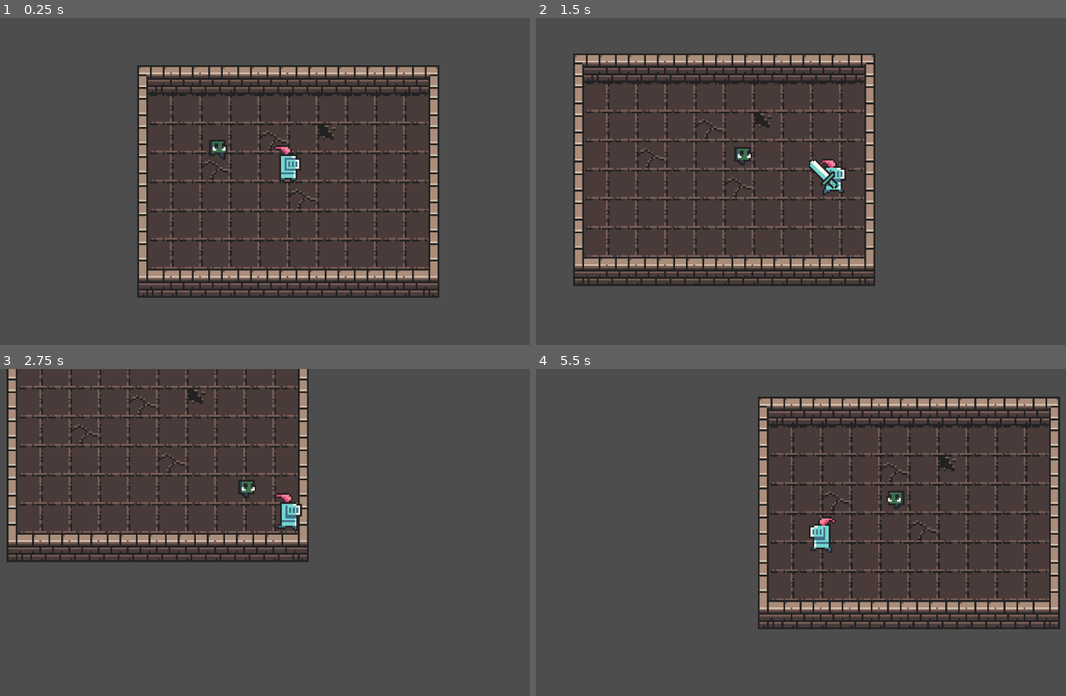
Above: before the commit, frames 1-4 (two rows, left to right).
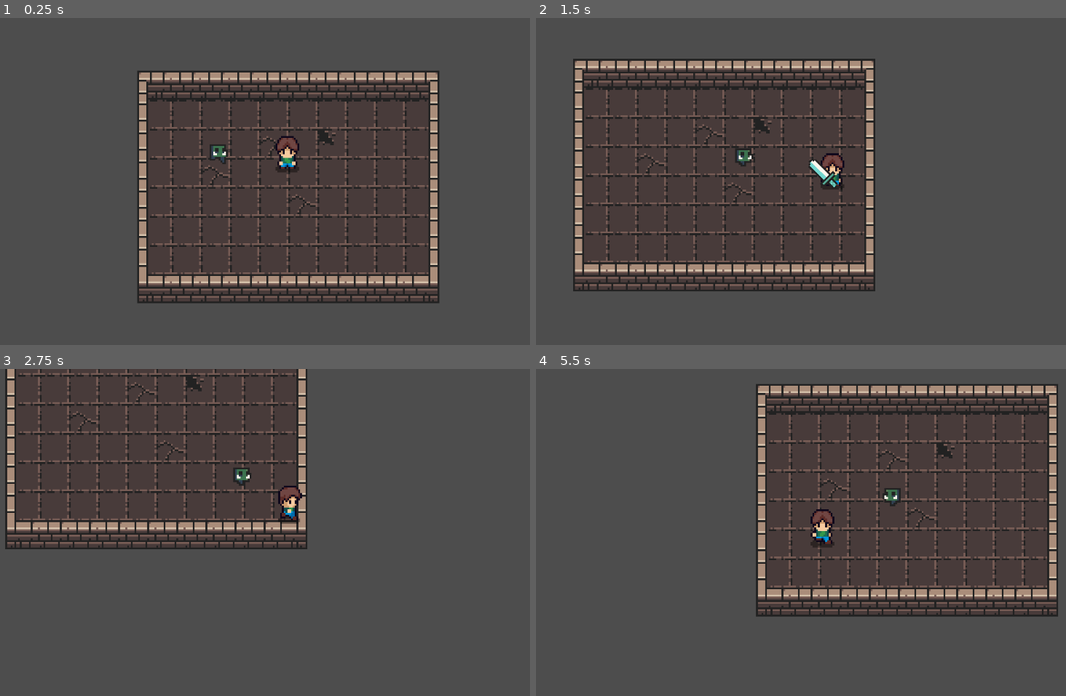
Above: after the commit, the same moments.

Repository: kev1ill/GameDesignProject
Game: Godot game, scene res://Dungeon.tscn
Two runs of this game, one before a commit and one after it. Both use one fixed random seed, a clock stepped at 60 frames per second and the inputs below.
Inputs (mouse positions are in pixels of both pictures, inside the frame that each line leads up to):
- Up to frame 1 (0.25 s): no input
- Up to frame 2 (1.5 s): move the mouse to (954, 165) at 0.52 s; hold Right (move_right) 0.53-1.28 s; click (954, 165) at 0.6 s; move the mouse to (705, 197) at 1.27 s; hold Down (move_down) from 1.28 s (still down); click (705, 197) at 1.35 s
- Up to frame 3 (2.75 s): move the mouse to (344, 460) at 2.02 s; release Down (move_down) at 2.03 s; hold Right (move_right) from 2.03 s (still down); click (344, 460) at 2.1 s
- Up to frame 4 (5.5 s): move the mouse to (795, 597) at 2.77 s; release Right (move_right) at 2.78 s; hold Up (move_up) 2.78-3.53 s; click (795, 597) at 2.85 s; move the mouse to (997, 581) at 3.52 s; hold Left (move_left) 3.53-5.03 s; click (997, 581) at 3.6 s; move the mouse to (647, 483) at 4.27 s; click (647, 483) at 4.35 s; move the mouse to (854, 532) at 5.02 s; hold Down (move_down) from 5.03 s (still down); click (854, 532) at 5.1 s

The runs differ from the first frame. In frame 1, 14% of the frame differs, in the area x 25-83%, y 14-88%; in frame 2, 15%; in frame 3, 13%; in frame 4, 20%, in the area x 41-99%, y 4-80%.

Commit message:
Added new player sprite along with animations

Diff:
--- a/Dungeon.tscn
+++ b/Dungeon.tscn
@@ -173,7 +173,7 @@
 tile_set = SubResource("TileSet_ticvn")
 
 [node name="Player" parent="." unique_id=1753172116 instance=ExtResource("3_igk3i")]
-position = Vector2(8, 16)
+position = Vector2(8, 13)
 collision_layer = 2
 script = ExtResource("4_i2x58")
 
--- a/Player.tscn
+++ b/Player.tscn
@@ -1,55 +1,296 @@
 [gd_scene format=3 uid="uid://bo8w23rn5aclf"]
 
-[ext_resource type="Texture2D" uid="uid://dgaer2rpuiftq" path="res://frames/knight_f_idle_anim_f0.png" id="1_5ncpa"]
-[ext_resource type="Texture2D" uid="uid://bodu5w2fsqt4" path="res://frames/knight_f_idle_anim_f1.png" id="2_wi0c6"]
-[ext_resource type="Texture2D" uid="uid://0ydeata0hfpr" path="res://frames/knight_f_idle_anim_f2.png" id="3_hp6x6"]
-[ext_resource type="Texture2D" uid="uid://bqmv48nrlf8m5" path="res://frames/knight_f_idle_anim_f3.png" id="4_3tkgg"]
-[ext_resource type="Texture2D" uid="uid://dg2bkiht2n1k2" path="res://frames/knight_f_run_anim_f0.png" id="5_l6ohk"]
-[ext_resource type="Texture2D" uid="uid://plmhc3njfgwl" path="res://frames/knight_f_run_anim_f1.png" id="6_oudfo"]
-[ext_resource type="Texture2D" uid="uid://c2rosmxq5e52e" path="res://frames/knight_f_run_anim_f2.png" id="7_d6rpx"]
-[ext_resource type="Texture2D" uid="uid://163orhjgkmc8" path="res://frames/knight_f_run_anim_f3.png" id="8_r3kul"]
+[ext_resource type="Texture2D" uid="uid://pklclnt7egjt" path="res://Player.png" id="1_kne1u"]
 [ext_resource type="Script" uid="uid://fbwie5iyl5bk" path="res://health.gd" id="9_wi0c6"]
 [ext_resource type="Texture2D" uid="uid://bknvsk2syb5tq" path="res://frames/weapon_regular_sword.png" id="10_hp6x6"]
 
+[sub_resource type="AtlasTexture" id="AtlasTexture_e80uo"]
+atlas = ExtResource("1_kne1u")
+region = Rect2(0, 0, 32, 32)
+
+[sub_resource type="AtlasTexture" id="AtlasTexture_cxr5p"]
+atlas = ExtResource("1_kne1u")
+region = Rect2(32, 0, 32, 32)
+
+[sub_resource type="AtlasTexture" id="AtlasTexture_tdg3f"]
+atlas = ExtResource("1_kne1u")
+region = Rect2(64, 0, 32, 32)
+
+[sub_resource type="AtlasTexture" id="AtlasTexture_dtqjt"]
+atlas = ExtResource("1_kne1u")
+region = Rect2(96, 0, 32, 32)
+
+[sub_resource type="AtlasTexture" id="AtlasTexture_5ncpa"]
+atlas = ExtResource("1_kne1u")
+region = Rect2(128, 0, 32, 32)
+
+[sub_resource type="AtlasTexture" id="AtlasTexture_wi0c6"]
+atlas = ExtResource("1_kne1u")
+region = Rect2(160, 0, 32, 32)
+
+[sub_resource type="AtlasTexture" id="AtlasTexture_hp6x6"]
+atlas = ExtResource("1_kne1u")
+region = Rect2(0, 32, 32, 32)
+
+[sub_resource type="AtlasTexture" id="AtlasTexture_3tkgg"]
+atlas = ExtResource("1_kne1u")
+region = Rect2(32, 32, 32, 32)
+
+[sub_resource type="AtlasTexture" id="AtlasTexture_l6ohk"]
+atlas = ExtResource("1_kne1u")
+region = Rect2(64, 32, 32, 32)
+
+[sub_resource type="AtlasTexture" id="AtlasTexture_oudfo"]
+atlas = ExtResource("1_kne1u")
+region = Rect2(96, 32, 32, 32)
+
+[sub_resource type="AtlasTexture" id="AtlasTexture_d6rpx"]
+atlas = ExtResource("1_kne1u")
+region = Rect2(128, 32, 32, 32)
+
+[sub_resource type="AtlasTexture" id="AtlasTexture_r3kul"]
+atlas = ExtResource("1_kne1u")
+region = Rect2(160, 32, 32, 32)
+
+[sub_resource type="AtlasTexture" id="AtlasTexture_jatw7"]
+atlas = ExtResource("1_kne1u")
+region = Rect2(0, 64, 32, 32)
+
+[sub_resource type="AtlasTexture" id="AtlasTexture_rv870"]
+atlas = ExtResource("1_kne1u")
+region = Rect2(32, 64, 32, 32)
+
+[sub_resource type="AtlasTexture" id="AtlasTexture_efikj"]
+atlas = ExtResource("1_kne1u")
+region = Rect2(64, 64, 32, 32)
+
+[sub_resource type="AtlasTexture" id="AtlasTexture_itxgx"]
+atlas = ExtResource("1_kne1u")
+region = Rect2(96, 64, 32, 32)
+
+[sub_resource type="AtlasTexture" id="AtlasTexture_cgsek"]
+atlas = ExtResource("1_kne1u")
+region = Rect2(128, 64, 32, 32)
+
+[sub_resource type="AtlasTexture" id="AtlasTexture_0pi4m"]
+atlas = ExtResource("1_kne1u")
+region = Rect2(160, 64, 32, 32)
+
+[sub_resource type="AtlasTexture" id="AtlasTexture_sg6sq"]
+atlas = ExtResource("1_kne1u")
+region = Rect2(0, 96, 32, 32)
+
+[sub_resource type="AtlasTexture" id="AtlasTexture_h84ma"]
+atlas = ExtResource("1_kne1u")
+region = Rect2(32, 96, 32, 32)
+
+[sub_resource type="AtlasTexture" id="AtlasTexture_47wu6"]
+atlas = ExtResource("1_kne1u")
+region = Rect2(64, 96, 32, 32)
+
+[sub_resource type="AtlasTexture" id="AtlasTexture_2n1s8"]
+atlas = ExtResource("1_kne1u")
+region = Rect2(96, 96, 32, 32)
+
+[sub_resource type="AtlasTexture" id="AtlasTexture_3vjad"]
+atlas = ExtResource("1_kne1u")
+region = Rect2(128, 96, 32, 32)
+
+[sub_resource type="AtlasTexture" id="AtlasTexture_yt0h1"]
+atlas = ExtResource("1_kne1u")
+region = Rect2(160, 96, 32, 32)
+
+[sub_resource type="AtlasTexture" id="AtlasTexture_vd78s"]
+atlas = ExtResource("1_kne1u")
+region = Rect2(0, 128, 32, 32)
+
+[sub_resource type="AtlasTexture" id="AtlasTexture_ictha"]
+atlas = ExtResource("1_kne1u")
+region = Rect2(32, 128, 32, 32)
+
+[sub_resource type="AtlasTexture" id="AtlasTexture_1jgrc"]
+atlas = ExtResource("1_kne1u")
+region = Rect2(64, 128, 32, 32)
+
+[sub_resource type="AtlasTexture" id="AtlasTexture_7wy67"]
+atlas = ExtResource("1_kne1u")
+region = Rect2(96, 128, 32, 32)
+
+[sub_resource type="AtlasTexture" id="AtlasTexture_q26ax"]
+atlas = ExtResource("1_kne1u")
+region = Rect2(128, 128, 32, 32)
+
+[sub_resource type="AtlasTexture" id="AtlasTexture_p01ps"]
+atlas = ExtResource("1_kne1u")
+region = Rect2(160, 128, 32, 32)
+
+[sub_resource type="AtlasTexture" id="AtlasTexture_m7dl7"]
+atlas = ExtResource("1_kne1u")
+region = Rect2(0, 160, 32, 32)
+
+[sub_resource type="AtlasTexture" id="AtlasTexture_48og4"]
+atlas = ExtResource("1_kne1u")
+region = Rect2(32, 160, 32, 32)
+
+[sub_resource type="AtlasTexture" id="AtlasTexture_xmpta"]
+atlas = ExtResource("1_kne1u")
+region = Rect2(64, 160, 32, 32)
+
+[sub_resource type="AtlasTexture" id="AtlasTexture_mrbh7"]
+atlas = ExtResource("1_kne1u")
+region = Rect2(96, 160, 32, 32)
+
+[sub_resource type="AtlasTexture" id="AtlasTexture_lrhq4"]
+atlas = ExtResource("1_kne1u")
+region = Rect2(128, 160, 32, 32)
+
+[sub_resource type="AtlasTexture" id="AtlasTexture_ibubc"]
+atlas = ExtResource("1_kne1u")
+region = Rect2(160, 160, 32, 32)
+
 [sub_resource type="SpriteFrames" id="SpriteFrames_ik31s"]
 animations = [{
 "frames": [{
 "duration": 1.0,
-"texture": ExtResource("1_5ncpa")
-}, {
-"duration": 1.0,
-"texture": ExtResource("2_wi0c6")
-}, {
-"duration": 1.0,
-"texture": ExtResource("3_hp6x6")
-}, {
-"duration": 1.0,
-"texture": ExtResource("4_3tkgg")
-}],
-"loop": 1,
-"name": &"idle",
+"texture": SubResource("AtlasTexture_e80uo")
+}, {
+"duration": 1.0,
+"texture": SubResource("AtlasTexture_cxr5p")
+}, {
+"duration": 1.0,
+"texture": SubResource("AtlasTexture_tdg3f")
+}, {
+"duration": 1.0,
+"texture": SubResource("AtlasTexture_dtqjt")
+}, {
+"duration": 1.0,
+"texture": SubResource("AtlasTexture_5ncpa")
+}, {
+"duration": 1.0,
+"texture": SubResource("AtlasTexture_wi0c6")
+}],
+"loop": 1,
+"name": &"idle_down",
 "speed": 6.0
 }, {
 "frames": [{
 "duration": 1.0,
-"texture": ExtResource("5_l6ohk")
-}, {
-"duration": 1.0,
-"texture": ExtResource("6_oudfo")
-}, {
-"duration": 1.0,
-"texture": ExtResource("7_d6rpx")
-}, {
-"duration": 1.0,
-"texture": ExtResource("8_r3kul")
-}],
-"loop": 1,
-"name": &"run",
+"texture": SubResource("AtlasTexture_hp6x6")
+}, {
+"duration": 1.0,
+"texture": SubResource("AtlasTexture_3tkgg")
+}, {
+"duration": 1.0,
+"texture": SubResource("AtlasTexture_l6ohk")
+}, {
+"duration": 1.0,
+"texture": SubResource("AtlasTexture_oudfo")
+}, {
+"duration": 1.0,
+"texture": SubResource("AtlasTexture_d6rpx")
+}, {
+"duration": 1.0,
+"texture": SubResource("AtlasTexture_r3kul")
+}],
+"loop": 1,
+"name": &"idle_side",
+"speed": 5.0
+}, {
+"frames": [{
+"duration": 1.0,
+"texture": SubResource("AtlasTexture_jatw7")
+}, {
+"duration": 1.0,
+"texture": SubResource("AtlasTexture_rv870")
+}, {
+"duration": 1.0,
+"texture": SubResource("AtlasTexture_efikj")
+}, {
+"duration": 1.0,
+"texture": SubResource("AtlasTexture_itxgx")
+}, {
+"duration": 1.0,
+"texture": SubResource("AtlasTexture_cgsek")
+}, {
+"duration": 1.0,
+"texture": SubResource("AtlasTexture_0pi4m")
+}],
+"loop": 1,
+"name": &"idle_up",
+"speed": 5.0
+}, {
+"frames": [{
+"duration": 1.0,
+"texture": SubResource("AtlasTexture_sg6sq")
+}, {
+"duration": 1.0,
+"texture": SubResource("AtlasTexture_h84ma")
+}, {
+"duration": 1.0,
+"texture": SubResource("AtlasTexture_47wu6")
+}, {
+"duration": 1.0,
+"texture": SubResource("AtlasTexture_2n1s8")
+}, {
+"duration": 1.0,
+"texture": SubResource("AtlasTexture_3vjad")
+}, {
+"duration": 1.0,
+"texture": SubResource("AtlasTexture_yt0h1")
+}],
+"loop": 1,
+"name": &"run_down",
+"speed": 10.0
+}, {
+"frames": [{
+"duration": 1.0,
+"texture": SubResource("AtlasTexture_vd78s")
+}, {
+"duration": 1.0,
+"texture": SubResource("AtlasTexture_ictha")
+}, {
+"duration": 1.0,
+"texture": SubResource("AtlasTexture_1jgrc")
+}, {
+"duration": 1.0,
+"texture": SubResource("AtlasTexture_7wy67")
+}, {
+"duration": 1.0,
+"texture": SubResource("AtlasTexture_q26ax")
+}, {
+"duration": 1.0,
+"texture": SubResource("AtlasTexture_p01ps")
+}],
+"loop": 1,
+"name": &"run_side",
+"speed": 10.0
+}, {
+"frames": [{
+"duration": 1.0,
+"texture": SubResource("AtlasTexture_m7dl7")
+}, {
+"duration": 1.0,
+"texture": SubResource("AtlasTexture_48og4")
+}, {
+"duration": 1.0,
+"texture": SubResource("AtlasTexture_xmpta")
+}, {
+"duration": 1.0,
+"texture": SubResource("AtlasTexture_mrbh7")
+}, {
+"duration": 1.0,
+"texture": SubResource("AtlasTexture_lrhq4")
+}, {
+"duration": 1.0,
+"texture": SubResource("AtlasTexture_ibubc")
+}],
+"loop": 1,
+"name": &"run_up",
 "speed": 10.0
 }]
 
 [sub_resource type="RectangleShape2D" id="RectangleShape2D_ik31s"]
-size = Vector2(10, 2)
+size = Vector2(9, 2)
 
 [sub_resource type="RectangleShape2D" id="RectangleShape2D_ticvn"]
 size = Vector2(6, 13)
@@ -58,11 +299,11 @@
 
 [node name="AnimatedSprite2D" type="AnimatedSprite2D" parent="." unique_id=956184766]
 sprite_frames = SubResource("SpriteFrames_ik31s")
-animation = &"idle"
+animation = &"idle_down"
 offset = Vector2(0, -14)
 
 [node name="CollisionShape2D" type="CollisionShape2D" parent="." unique_id=461742841]
-position = Vector2(0, -1)
+position = Vector2(-0.5, -8)
 shape = SubResource("RectangleShape2D_ik31s")
 
 [node name="Camera2D" type="Camera2D" parent="." unique_id=27245124]
@@ -72,6 +313,7 @@
 script = ExtResource("9_wi0c6")
 
 [node name="SwordPivot" type="Node2D" parent="." unique_id=1550325558]
+visible = false
 position = Vector2(0, -8)
 
 [node name="Sprite2D" type="Sprite2D" parent="SwordPivot" unique_id=302305221]
--- a/player.gd
+++ b/player.gd
@@ -15,6 +15,7 @@
 var dead := false
 var knockback := Vector2.ZERO
 var hit_this_swing: Array[Node] = []
+var facing: String = "down" #remembers last direction for idle animation
 
 func _ready() -> void:
 	add_to_group("player")
@@ -24,14 +25,23 @@
 	health.died.connect(_on_died)
 
 func _physics_process(delta: float) -> void:
-	var dir := Input.get_vector("move_left", "move_right", "move_up", "move_down" )
+	var dir := Input.get_vector("move_left", "move_right", "move_up", "move_down")
 	velocity = dir * speed + knockback
 	knockback = knockback.move_toward(Vector2.ZERO, 600.0 * delta)
 	move_and_slide()
 
-	if dir.x != 0.0:
-		sprite.flip_h = dir.x < 0.0
-	sprite.play("run" if dir != Vector2.ZERO else "idle")
+	#if |dir| > 0 sprite should not be idle
+	if dir != Vector2.ZERO:
+		if abs(dir.x) > abs(dir.y):
+			facing = "side"
+			sprite.flip_h = dir.x < 0
+		elif dir.y < 0:
+			facing = "up"
+		else:
+			facing = "down"
+		sprite.play("run_" + facing)
+	else:
+		sprite.play("idle_" + facing)
 
 	if Input.is_action_just_pressed("attack") and can_attack:
 		_attack()
@@ -74,7 +84,7 @@
 
 func _on_died() -> void:
 	dead = true
-	sprite.play("idle")
+	sprite.play("idle_" + facing)
 	# "await" pauses this function until the timer finishes, without freezing
 	# the game. Execution resumes here after 1 second.
 	await get_tree().create_timer(1.0).timeout
Binary file added: Player.png
Not shown, added: Player.png.import
